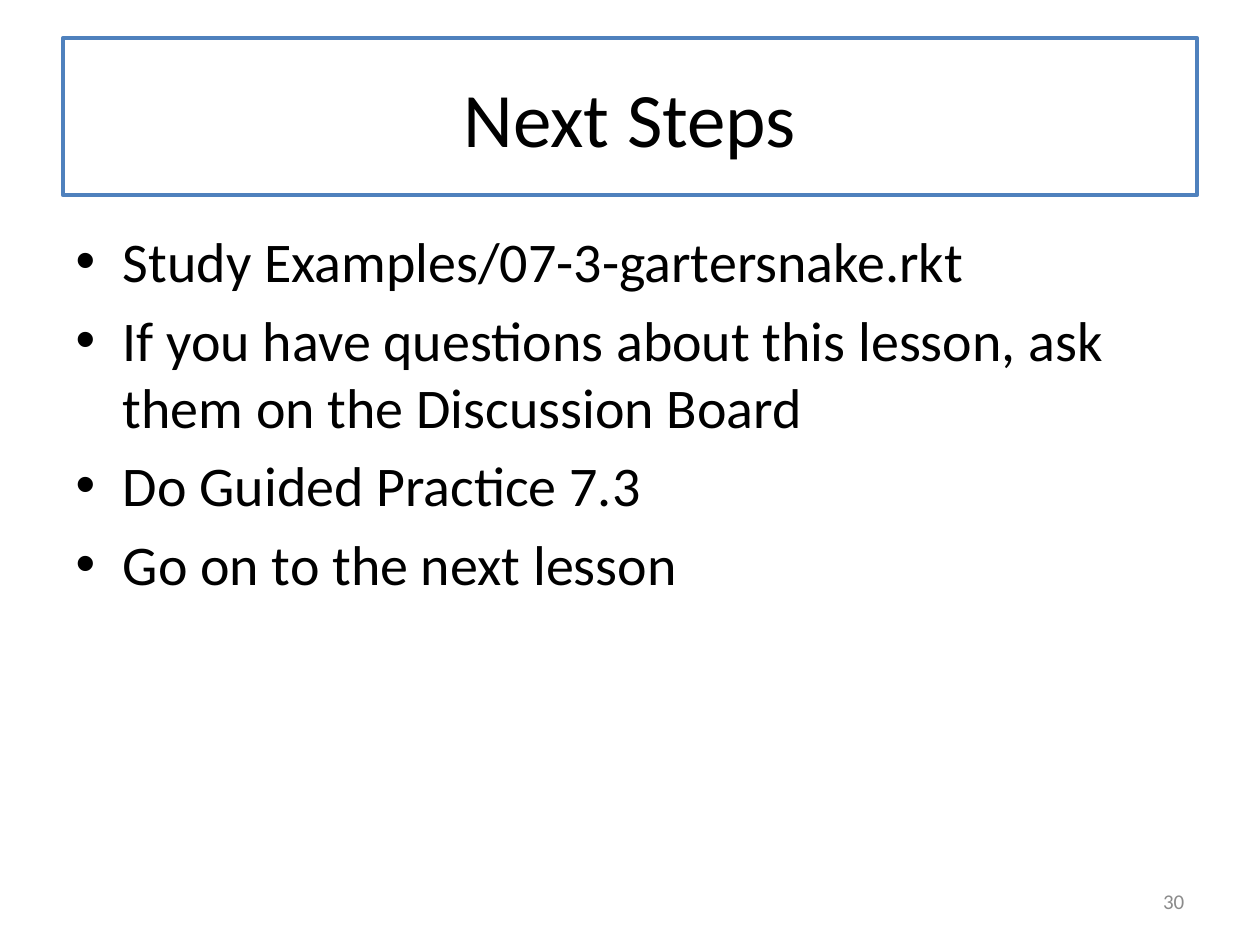
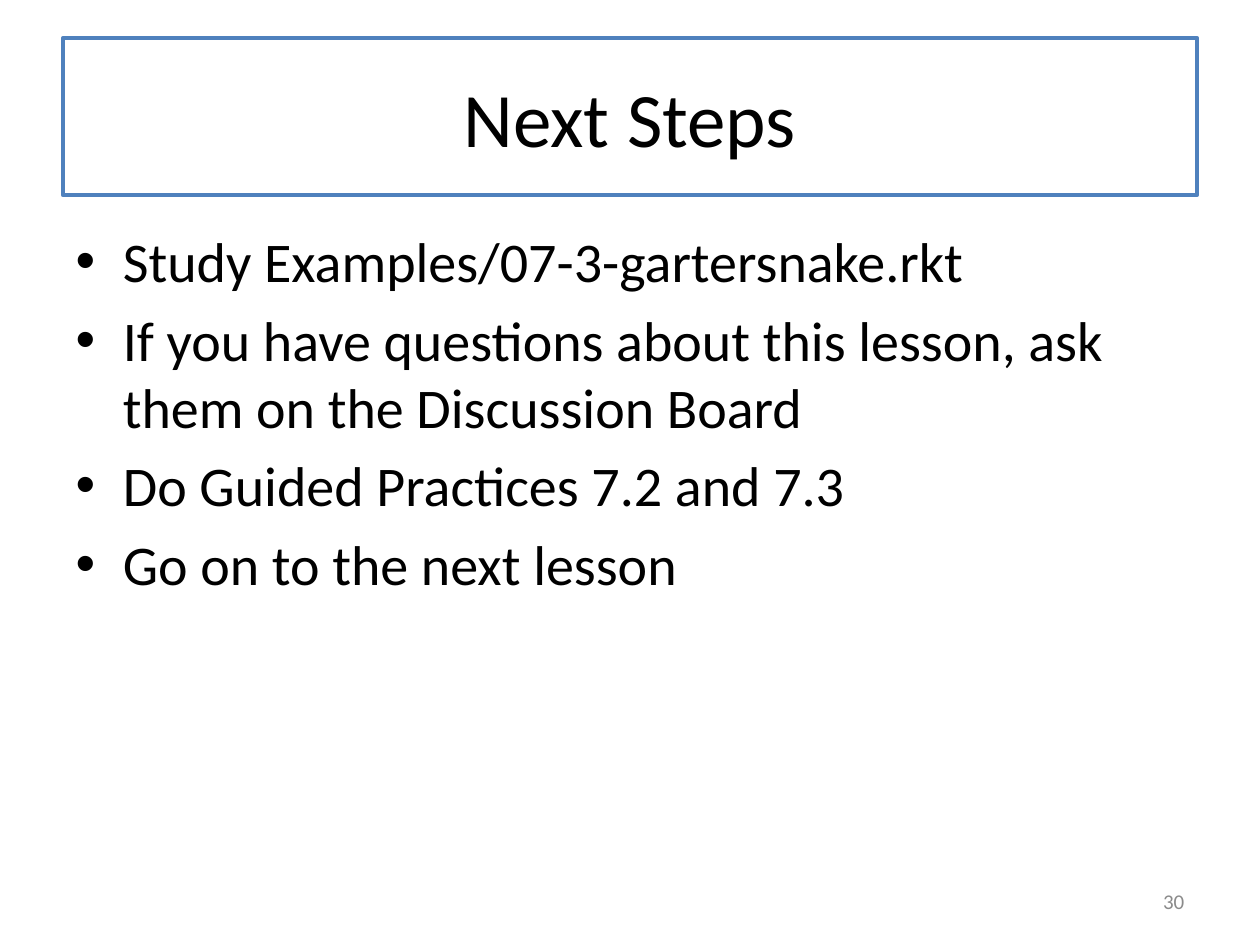
Before and after one commit to mwand/cs5010f16, a slide deck: slide 30 of Slides/Lesson 7.4 Case Study-- Undefined Variables.pptx. Drawn at 1260x945 pixels with LibreOffice and Linux fonts; fonts in the diff are those of the drawing. Boxes give left, top, right and bottom in pixels: in the first picture for what was removed or moved away, otherwise in the second. Text is boxed around its words. In the diff, an @@ line names an element or a change of style, - is before the commit and + after.

Commit message:
forgot to save L7.4

```diff
--- a/Slides/Lesson 7.4 Case Study-- Undefined Variables.pptx
+++ b/Slides/Lesson 7.4 Case Study-- Undefined Variables.pptx
@@ text at bbox=[123, 467, 844, 507]: text changed @@
-• Do Guided Practice 7.3
+• Do Guided Practices 7.2 and 7.3
```
